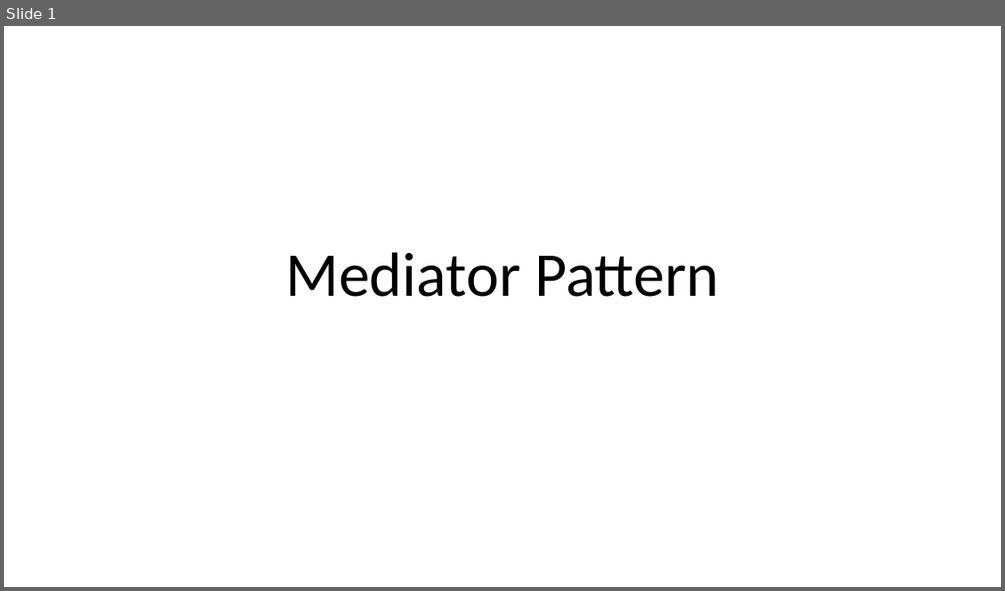
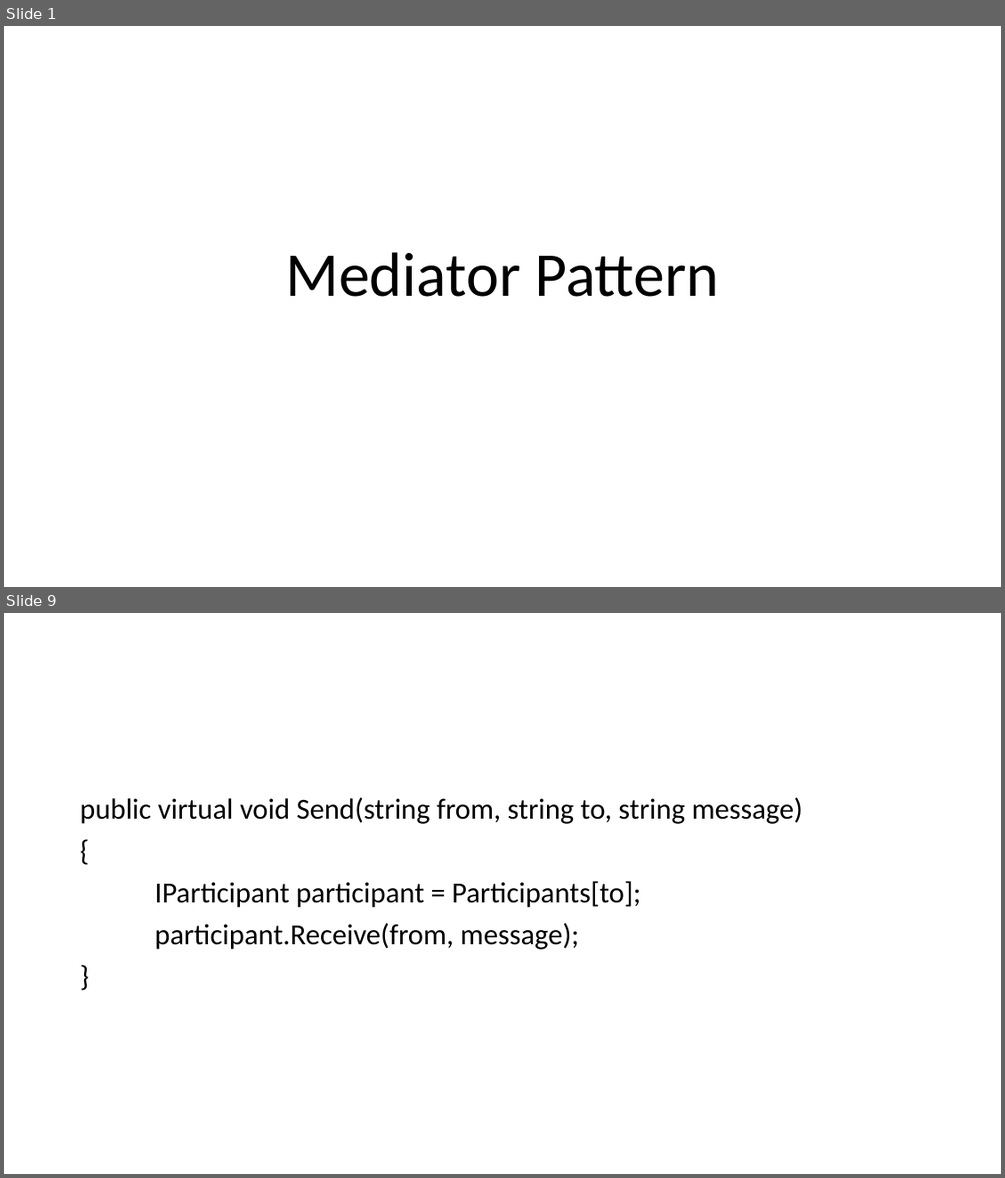
Before and after one commit to BjornNorgaard/I4SWD, a slide deck: MediatorPattern/Presentation/Mediator Pattern.pptx. Shown one above the other, each under a label of ours: slide 1 before the commit, slides 1 and 9 after it; the slides between them are not shown. The pictures are 1005x591 and 1005x1178 pixels, drawn with LibreOffice and Linux fonts; fonts in the diff are those of the drawing. Boxes give left, top, right and bottom in pixels: in the first picture for what was removed or moved away, otherwise in the second. Text is boxed around its words. In the diff, an @@ line names an element or a change of style, - is before the commit and + after.

```diff
--- a/MediatorPattern/Presentation/Mediator Pattern.pptx
+++ b/MediatorPattern/Presentation/Mediator Pattern.pptx
@@ slide 9 added at box(4, 613, 1001, 1174), background #FFFFFF @@
@@ text added at box(80, 797, 803, 949), 28 pt, text #000000 @@
+public virtual void Send(string from, string to, string message)
+{
+IParticipant participant = Participants[to];
+participant.Receive(from, message);
+}
```
Also in this commit, not shown: 8 other slides added, 3 other files.
